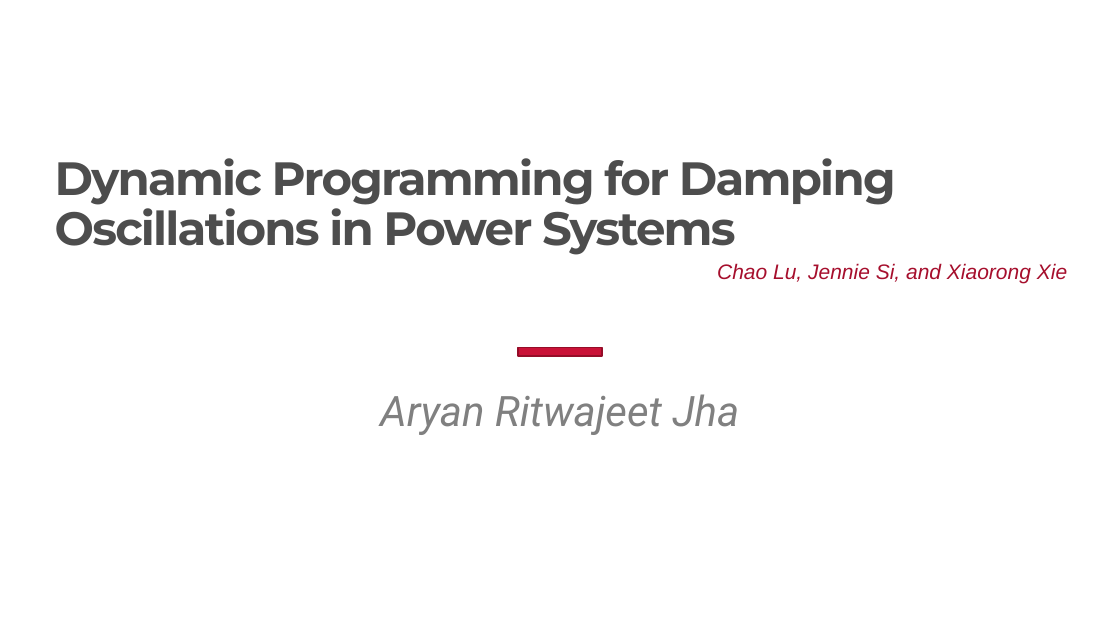
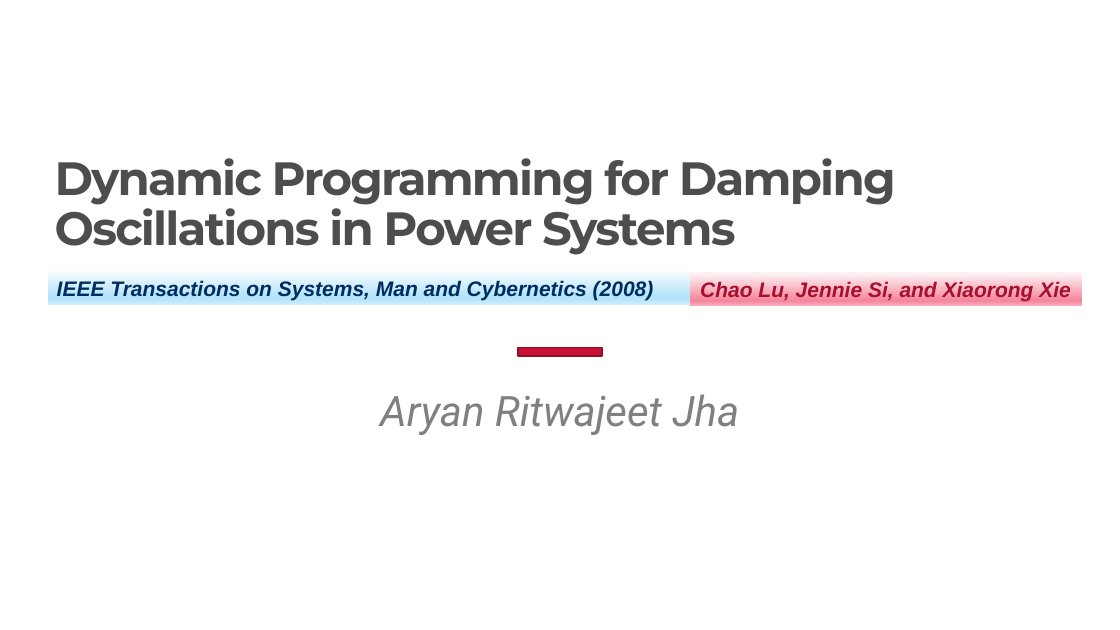
Before and after one commit to Realife-Brahmin/structured_courses, a slide deck: slide 1 of ee523/evaluation/p/ee523_project_presentation_aryan_ritwajeet_jha.pptx. Drawn at 1120x630 pixels with LibreOffice and Linux fonts; fonts in the diff are those of the drawing; background and template pictures are left out. Boxes give left, top, right and bottom in pixels: in the first picture for what was removed or moved away, otherwise in the second. Text is boxed around its words. In the diff, an @@ line names an element or a change of style, - is before the commit and + after.

```diff
--- a/ee523/evaluation/p/ee523_project_presentation_aryan_ritwajeet_jha.pptx
+++ b/ee523/evaluation/p/ee523_project_presentation_aryan_ritwajeet_jha.pptx
@@ rectangle added at bbox=[49, 271, 691, 305], fill gradient #F7FCFE to #B5E4FB to #CEEDFC, 18 pt, text #002D61, bold, italic @@
+IEEE Transactions on Systems, Man and Cybernetics (2008)
@@ rectangle "Chao Lu, Jennie Si, and ...": place and size @@
-rectangle "Chao Lu, Jennie Si, and ..." at bbox=[717, 263, 1067, 284]
+rectangle "Chao Lu, Jennie Si, and ..." at bbox=[690, 272, 1081, 306]
@@ rectangle "Chao Lu, Jennie Si, and ..." at bbox=[690, 272, 1081, 306]: bold on; alignment right to centre; fill none to gradient #FEF2F4 to #F4879D to #F8AFBE @@
```
Also in this commit, not shown: 1 slide added, 1 other file.
